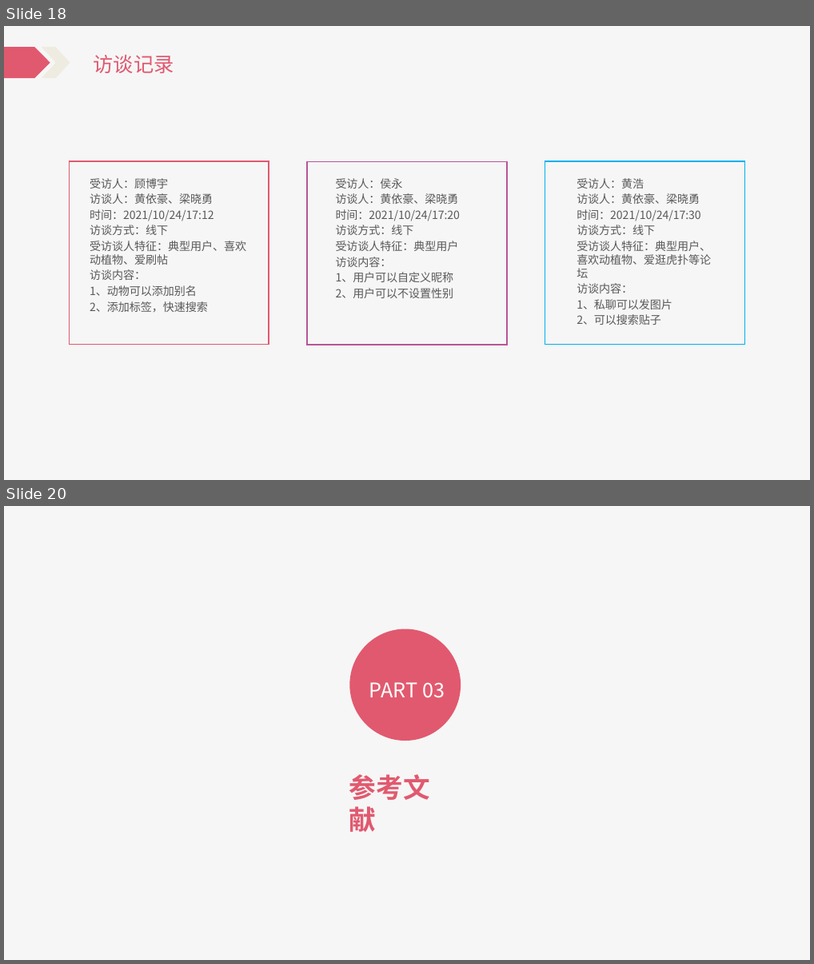
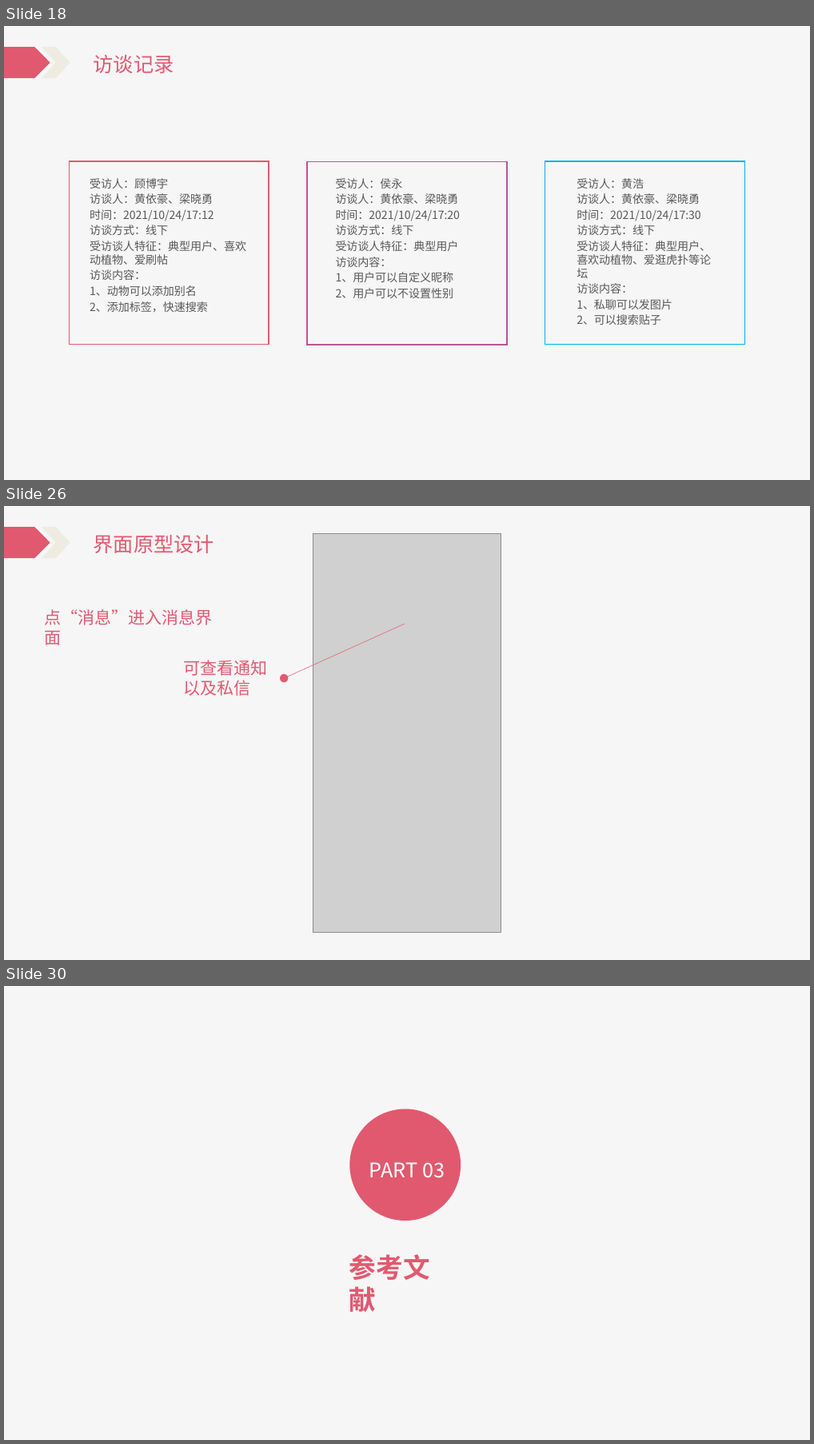
Before and after one commit to Katashixz/ZUCCbiosphere, a slide deck: 软件需求规格说明/SE2021-G005-软件需求说明.pptx. Shown one above the other, each under a label of ours: slides 18 and 20 before the commit, slides 18, 26 and 30 after it; the slides between them are not shown. The pictures are 814x964 and 814x1444 pixels, drawn with LibreOffice and Linux fonts; fonts in the diff are those of the drawing; grey boxes stand for pictures. Boxes give left, top, right and bottom in pixels: in the first picture for what was removed or moved away, otherwise in the second. Text is boxed around its words. In the diff, an @@ line names an element or a change of style, - is before the commit and + after.

```diff
--- a/软件需求规格说明/SE2021-G005-软件需求说明.pptx
+++ b/软件需求规格说明/SE2021-G005-软件需求说明.pptx
@@ slide 26 added at box(4, 506, 810, 960), background #FFFFFF; not listed: 3 template elements that a slide beside it also shows @@
@@ rectangle added at box(82, 524, 178, 556), fill #F6F6F6 @@
@@ text added at box(91, 535, 172, 553), 24 pt, text #E1596F @@
+项目介绍
@@ text added at box(94, 535, 214, 553), 24 pt, text #E1596F @@
+界面原型设计
@@ picture added at box(314, 534, 502, 932) @@
@@ text added at box(45, 609, 213, 645), 20 pt, text #E1596F @@
+点“消息”进入消息界面
@@ arrow added from (405, 624) to (284, 678), #E1596F 0.5 pt @@
@@ text added at box(184, 660, 268, 696), 20 pt, text #E1596F @@
+可查看通知以及私信
@@ what was slide 20 is now slide 30 @@
```
Also in this commit, not shown: 1 slide changed, 10 other slides added, 1 slide removed, 4 other files.
